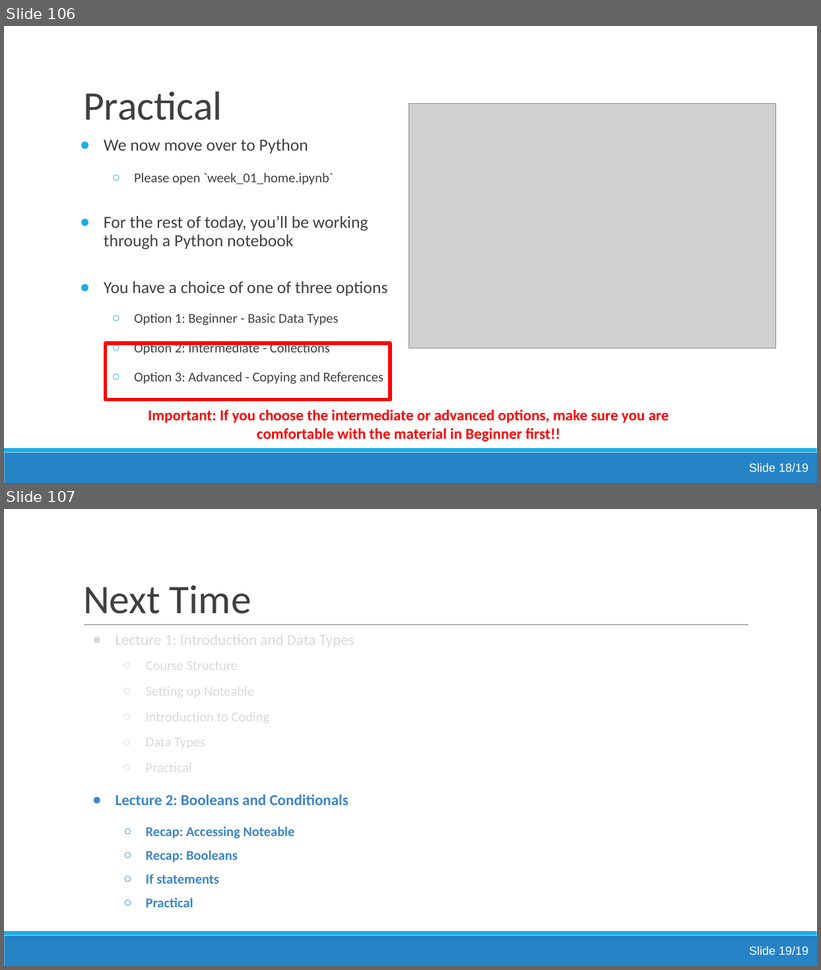
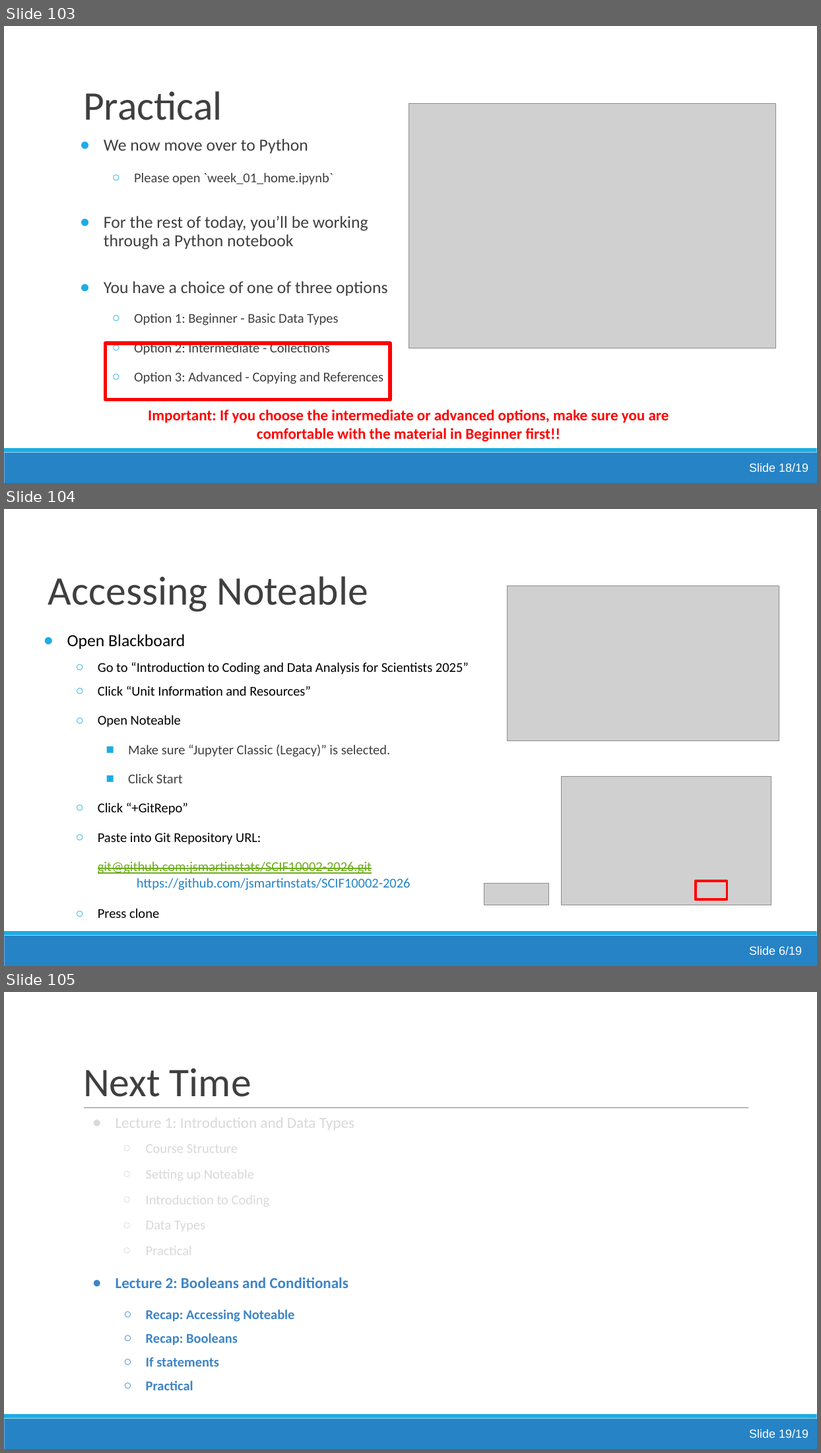
Before and after one commit to jsmartinstats/SCIF10002-2026, a slide deck: 01/Lecture1_Introduction_And_Data_Types.pptx. Shown one above the other, each under a label of ours: slides 106 and 107 before the commit, slides 103, 104 and 105 after it. The pictures are 821x970 and 821x1453 pixels, drawn with LibreOffice and Linux fonts; fonts in the diff are those of the drawing; grey boxes stand for pictures. Boxes give left, top, right and bottom in pixels: in the first picture for what was removed or moved away, otherwise in the second. Text is boxed around its words. In the diff, an @@ line names an element or a change of style, - is before the commit and + after.

```diff
--- a/01/Lecture1_Introduction_And_Data_Types.pptx
+++ b/01/Lecture1_Introduction_And_Data_Types.pptx
@@ slide 104 added at bbox=[4, 509, 817, 966], background #FFFFFF; not listed: 2 template elements that a slide beside it also shows @@
@@ title added at bbox=[48, 576, 368, 612], 48 pt, text #3F3F3F @@
+Accessing Noteable
@@ picture added at bbox=[507, 586, 780, 741] @@
@@ rectangle added at bbox=[37, 593, 793, 665], fill #FFFFFF, outline #FFFFFF 2 pt @@
@@ text added at bbox=[67, 634, 469, 918], 16 pt, text #000000 @@
+● Open Blackboard
+  ○ Go to “Introduction to Coding and Data Analysis for Scientists 2025”
+  ○ Click “Unit Information and Resources”
+  ○ Open Noteable
+    ■ Make sure “Jupyter Classic (Legacy)” is selected.
+    ■ Click Start
+  ○ Click “+GitRepo”
+  ○ Paste into Git Repository URL:
+    git@github.com:jsmartinstats/SCIF10002-2026.git
+  https://github.com/jsmartinstats/SCIF10002-2026
+  ○ Press clone
@@ picture added at bbox=[562, 777, 772, 906] @@
@@ picture added at bbox=[484, 883, 548, 906] @@
@@ rectangle added at bbox=[696, 882, 727, 900], outline #FF0000 3 pt @@
@@ text added at bbox=[749, 947, 802, 955], 14 pt, text #FFFFFF @@
+Slide 6/19
@@ what was slide 106 is now slide 103 @@
@@ what was slide 107 is now slide 105 @@
```
Also in this commit, not shown: 3 slides changed, 3 slides removed.
